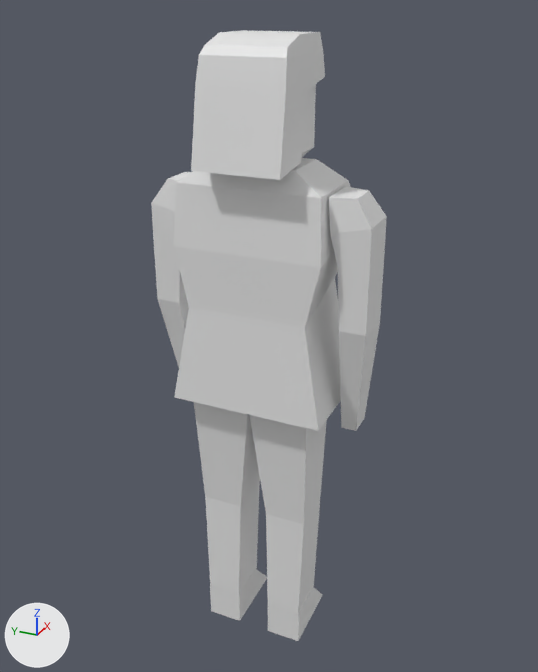
A saved change to the glTF model Models/Characters/NPCs/woman_base.glb.
Both versions are drawn from a 50 mm lens placed at (-2.74, -1.26, 1.51), pointed at (0.09, 0.01, 0.1). Every picture has the same lights, and +X, +Y and +Z are marked at lower left. Where no turn or scale is listed for an object, it has been applied to the vertices.

The first picture shows 'Hair', 'Mesh'.
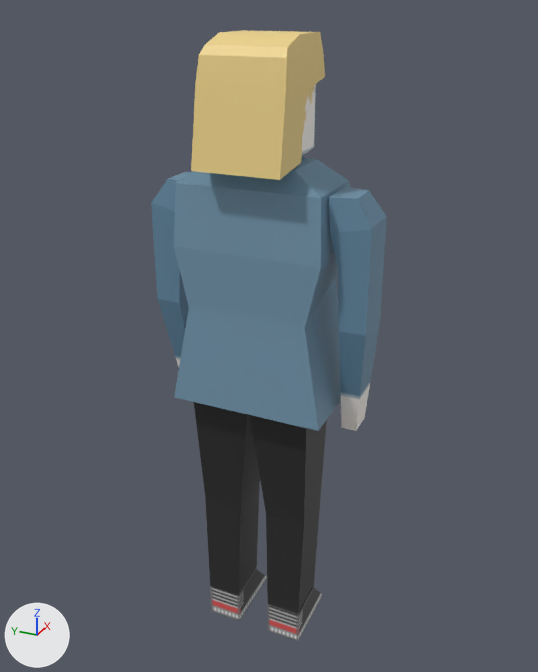
What the commit changed:
Picture 'Woman' (img_woman) is new.
Material 'BaseWomanMaterial' (mat_basewomanmaterial) is new.
Its texture is img_woman.
me_cube_007 has 120 vertices, 208 faces and spans x -0.21..0.31, y -0.5..0.48, z -1.48..1.27.
me_cube_007 now uses material mat_basewomanmaterial (picture img_woman).
me_cube_001 has 28 vertices, 52 faces and spans x -0.252..0.196, y -0.185..0.185, z -0.444..0.038.
me_cube_001 now uses material mat_basewomanmaterial (picture img_woman).

What differs and where, as boxes (x1, y1, x2, y2) in the pictures (538 x 672 px):
'Mesh', recoloured: (151, 85, 387, 641) in both
'Hair', recoloured (grey to yellow): (191, 30, 325, 180) in both
